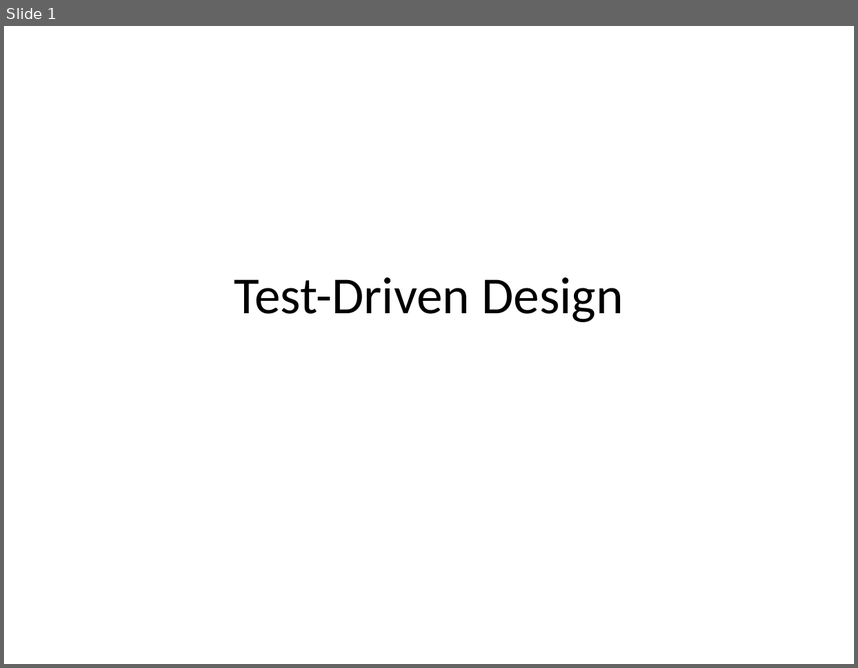
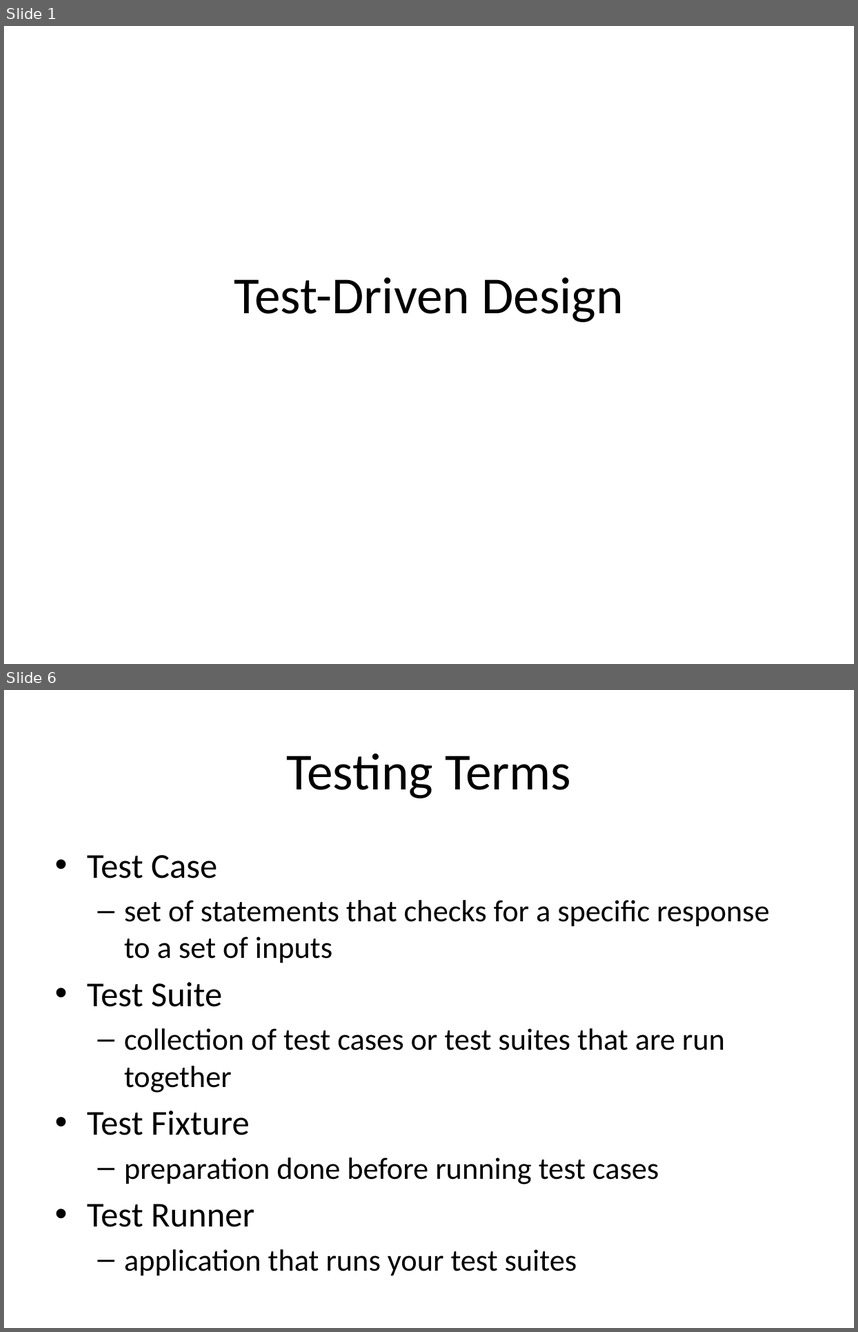
Before and after one commit to zengm71/Course-Overview, a slide deck: week_9/9.1 Test-Driven Design.pptx. Shown one above the other, each under a label of ours: slide 1 before the commit, slides 1 and 6 after it; the slides between them are not shown. The pictures are 858x668 and 858x1332 pixels, drawn with LibreOffice and Linux fonts; fonts in the diff are those of the drawing. Boxes give left, top, right and bottom in pixels: in the first picture for what was removed or moved away, otherwise in the second. Text is boxed around its words. In the diff, an @@ line names an element or a change of style, - is before the commit and + after.

```diff
--- a/week_9/9.1 Test-Driven Design.pptx
+++ b/week_9/9.1 Test-Driven Design.pptx
@@ slide 6 added at (4,690,854,1328), background #FFFFFF @@
@@ title added at (286,753,571,798), 44 pt, text #000000 @@
+Testing Terms
@@ text added at (87,855,770,1275), 25.9 pt, text #000000 @@
+• Test Case
+  – set of statements that checks for a specific response to a set of inputs
+• Test Suite
+  – collection of test cases or test suites that are run together
+• Test Fixture
+  – preparation done before running test cases
+• Test Runner
+  – application that runs your test suites
```
Also in this commit, not shown: 8 other slides added.
